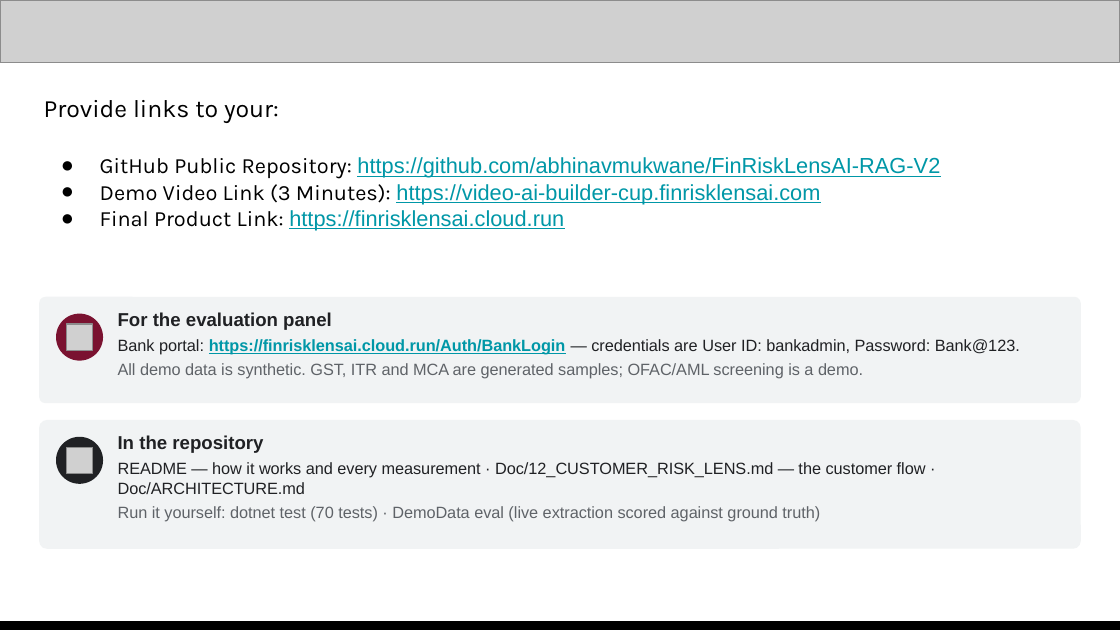
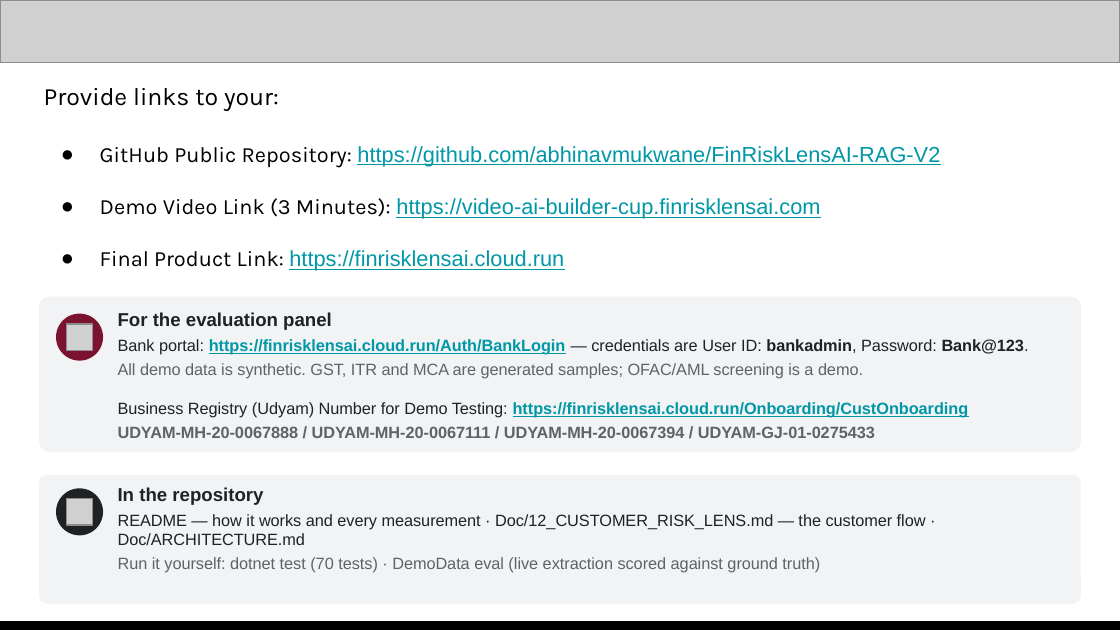
Before and after one commit to abhinavmukwane/FinRiskLensAI-RAG-V2, a slide deck: slide 22 of Doc/FinRiskLens_AI_Builder_Cup_2026.pptx (slide 19 before the commit). Drawn at 1120x630 pixels with LibreOffice and Linux fonts; fonts in the diff are those of the drawing; grey boxes stand for pictures. Boxes give left, top, right and bottom in pixels: in the first picture for what was removed or moved away, otherwise in the second. Text is boxed around its words. In the diff, an @@ line names an element or a change of style, - is before the commit and + after.

```diff
--- a/Doc/FinRiskLens_AI_Builder_Cup_2026.pptx
+++ b/Doc/FinRiskLens_AI_Builder_Cup_2026.pptx
@@ text "Provide links to your:" rewrapped from box(44, 100, 940, 231) to box(44, 88, 940, 271) @@
@@ rounded rectangle: place and size @@
-rounded rectangle at box(39, 297, 1081, 403)
+rounded rectangle at box(39, 297, 1081, 451)
@@ text at box(118, 339, 1029, 355): bold on in "bankadmin, Bank@123." @@
@@ text at box(118, 363, 969, 438): text changed; bold on @@
-All demo data is synthetic. GST, ITR and MCA are generated samples; OFAC/AML screening is a demo.
+All demo data is synthetic. GST, ITR and MCA are generated samples; OFAC/AML screening is a demo.
+Business Registry (Udyam) Number for Demo Testing: https://finrisklensai.cloud.run/Onboarding/CustOnboarding
+UDYAM-MH-20-0067888 / UDYAM-MH-20-0067111 / UDYAM-MH-20-0067394 / UDYAM-GJ-01-0275433
@@ rounded rectangle: place and size @@
-rounded rectangle at box(39, 420, 1081, 549)
+rounded rectangle at box(39, 475, 1081, 604)
@@ 1 picture, 1 text, 1 ellipse: place and size @@
-1 picture, 1 text, 1 ellipse at box(56, 435, 926, 522)
+1 picture, 1 text, 1 ellipse at box(56, 487, 926, 573)
```
Also in this commit, not shown: 15 other slides changed, 3 slides added, 2 other files.
